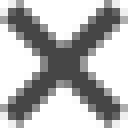
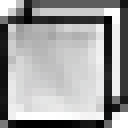
The second (128, 128) image is a revision of the first. Changes to its layers:
added layer "Shape 5" above "Shape 2" over (x1=0, y1=0, x2=128, y2=128)
hid "Shape 2" over (x1=0, y1=0, x2=128, y2=128)
